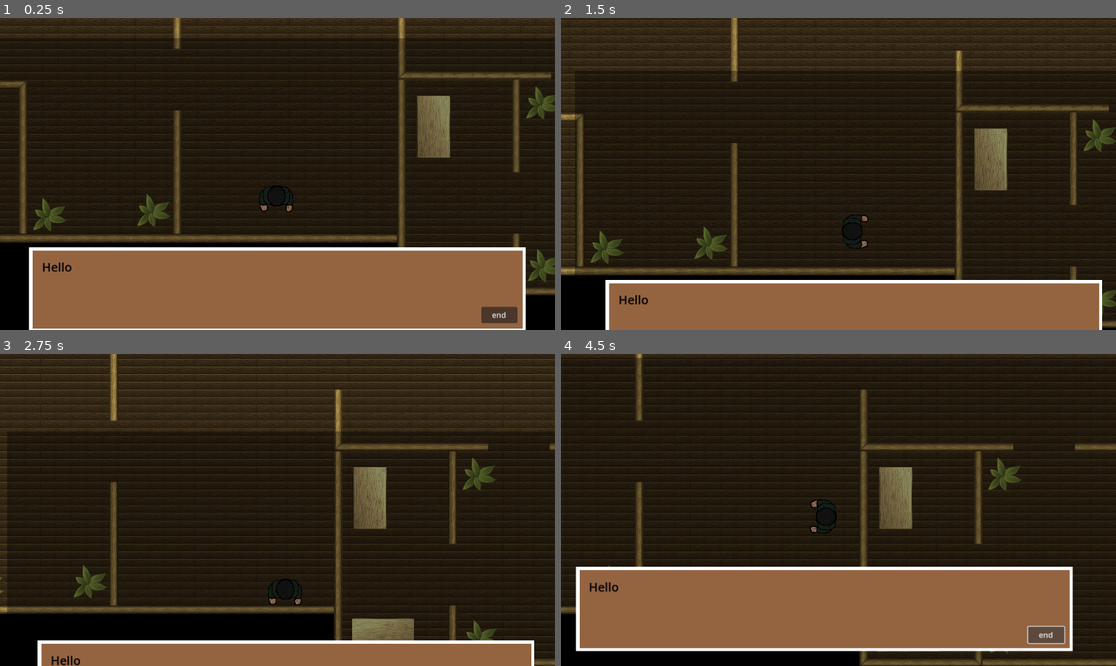
Above: before the commit, frames 1-4 (two rows, left to right).
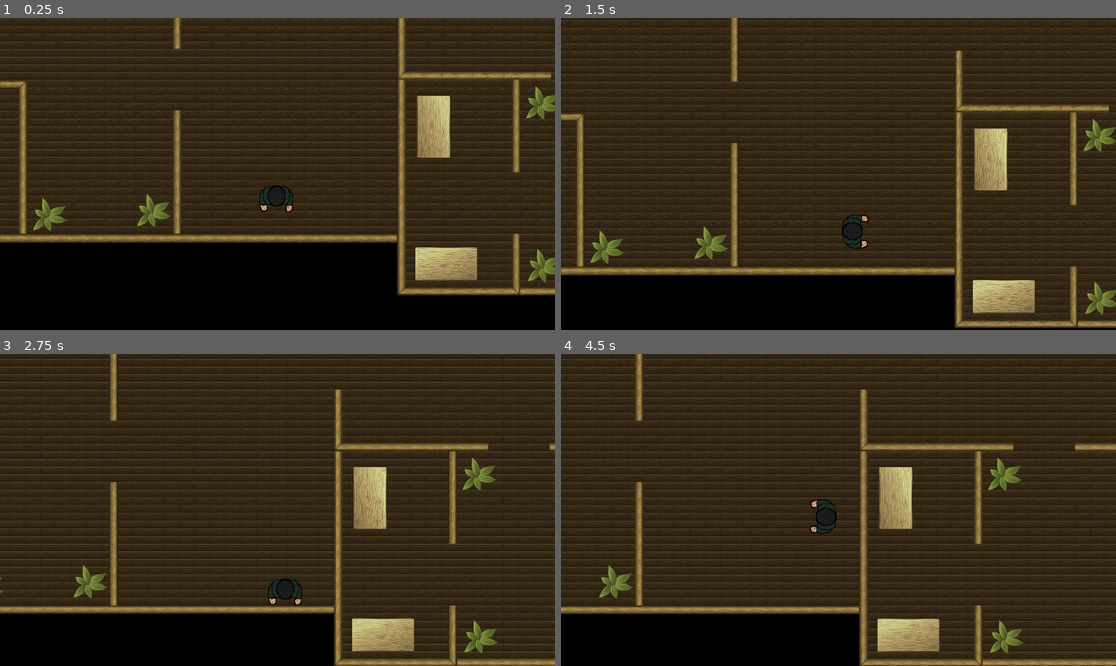
Above: after the commit, the same moments.

Repository: userbooi/EscapeRoomGameDev
Game: Godot game, scene res://Scene/main.tscn
The game is run twice, just before and just after one commit, with the same random seed, the same clock (stepped at 60 frames per second) and the same inputs.
Inputs (mouse positions are in pixels of both pictures, inside the frame that each line leads up to):
- Up to frame 1 (0.25 s): no input
- Up to frame 2 (1.5 s): click (1060, 329) at 0.5 s, where only the run before the commit has a clickable "end"; hold Right (right) from 1.28 s (still down); tap E (interact) at 1.35 s
- Up to frame 3 (2.75 s): release Right (right) at 2.03 s; hold Down (down) from 2.03 s (still down); tap E (interact) at 2.1 s
- Up to frame 4 (4.5 s): release Down (down) at 2.78 s; hold Right (right) 2.78-3.53 s; tap E (interact) at 2.85, 3.6, 4.35 s; hold Up (up) 3.53-4.28 s; hold Left (left) from 4.28 s (still down)

The runs differ from the first frame. In frame 1, 35% of the frame differs, in the area x 0-100%, y 6-100%; in frame 2, 25%; in frame 3, 18%; in frame 4, 35%.

Commit message:
NEW STUFF

Diff:
--- a/Scene/dialogue.gd
+++ b/Scene/dialogue.gd
@@ -1,8 +1,36 @@
 extends Control
 
+var name_to_text = {"six seven":"The Hostage Mouth is Shut",
+					 "Bed":"It's a Bed",
+					 "plant":"It's a Healthy Plant",
+					 "table":"I Used to Eat at this Table"}
+
+
+
 func _ready() -> void:
-	visible=true
+	visible=false
 
 func _process(delta: float) -> void:
 	var player_position = get_parent().get_node("Player").position
 	position = Vector2(player_position.x - 1158, player_position.y-662)
+
+	position.x = max(-1664, position.x)
+	position.x = min(-519, position.x)
+
+	position.y = max(-1405, position.y)
+	position.y = min(231, position.y)
+
+func set_text(name, specific_name):
+	if name == "TileMapLayer":
+		if "table" in specific_name:
+			$message.text = name_to_text["table"]
+		elif "Bed" in specific_name:
+			$message.text = name_to_text["Bed"]
+		elif "plant" in specific_name:
+			$message.text = name_to_text["plant"]
+	else:
+		$message.text = name_to_text["six seven"]
+
+func _on_button_pressed() -> void:
+	visible=false
+	get_parent().get_node("Player").movable=true
--- a/Scene/dialogue.tscn
+++ b/Scene/dialogue.tscn
@@ -1,4 +1,6 @@
-[gd_scene format=3 uid="uid://bwl3ac675v6rn"]
+[gd_scene load_steps=2 format=3 uid="uid://bwl3ac675v6rn"]
+
+[ext_resource type="Script" path="res://Scene/dialogue.gd" id="1_tho7d"]
 
 [node name="Dialogue" type="Control"]
 layout_mode = 3
@@ -7,11 +9,12 @@
 anchor_bottom = 1.0
 grow_horizontal = 2
 grow_vertical = 2
+script = ExtResource("1_tho7d")
 
 [node name="Background" type="ColorRect" parent="."]
 layout_mode = 0
-offset_right = 1346.0
-offset_bottom = 770.0
+offset_right = 1152.0
+offset_bottom = 648.0
 color = Color(0, 0, 0, 0.34902)
 
 [node name="DialogueBox" type="Control" parent="."]
@@ -81,3 +84,5 @@
 offset_right = 1077.0
 offset_bottom = 592.0
 text = "end"
+
+[connection signal="pressed" from="Button" to="." method="_on_button_pressed"]
--- a/Scene/main.tscn
+++ b/Scene/main.tscn
@@ -9,7 +9,6 @@
 [ext_resource type="PackedScene" uid="uid://ctg15lpmlld2m" path="res://Scene/table.tscn" id="6_bb475"]
 [ext_resource type="Script" path="res://Scene/control.gd" id="7_x64cx"]
 [ext_resource type="PackedScene" uid="uid://bwl3ac675v6rn" path="res://Scene/dialogue.tscn" id="9_oujed"]
-[ext_resource type="Script" path="res://Scene/dialogue.gd" id="10_3m3ie"]
 
 [node name="Main" type="Node2D"]
 script = ExtResource("1_qrutc")
@@ -113,9 +112,8 @@
 text = "E"
 
 [node name="Dialogue" parent="." instance=ExtResource("9_oujed")]
-offset_left = -1143.0
-offset_top = 467.0
-offset_right = -1143.0
-offset_bottom = 467.0
+offset_left = -1140.0
+offset_top = 479.0
+offset_right = -1140.0
+offset_bottom = 479.0
 scale = Vector2(2, 2)
-script = ExtResource("10_3m3ie")
--- a/Scene/player.gd
+++ b/Scene/player.gd
@@ -1,8 +1,11 @@
 extends CharacterBody2D
 
+var key_item_number = 0
+var key_items = ["six seven2", "plant6", "table3", "Bed1"]
 
 const SPEED = 400.0
 const JUMP_VELOCITY = -400.0
+var movable=true
 
 func _ready() -> void:
 	pass
@@ -40,24 +43,37 @@
 func _physics_process(delta: float) -> void:
 	# Get the input direction and handle the movement/deceleration.
 	# As good practice, you should replace UI actions with custom gameplay actions.
-	var directionx := Input.get_axis("left", "right")
-	var directiony := Input.get_axis("up", "down")
+	if movable:
+		var directionx := Input.get_axis("left", "right")
+		var directiony := Input.get_axis("up", "down")
 
-	if directionx:
-		velocity.x = directionx
-	else:
-		velocity.x = move_toward(velocity.x, 0, SPEED)
+		if directionx:
+			velocity.x = directionx
+		else:
+			velocity.x = move_toward(velocity.x, 0, SPEED)
 
-	if directiony:
-		velocity.y = directiony
-	else:
-		velocity.y = move_toward(velocity.y, 0, SPEED)
+		if directiony:
+			velocity.y = directiony
+		else:
+			velocity.y = move_toward(velocity.y, 0, SPEED)
 
-	velocity = velocity.normalized() * SPEED
-	move_and_slide()
+		velocity = velocity.normalized() * SPEED
+		move_and_slide()
 
 func interact():
 	for body in $interactArea.get_overlapping_bodies():
 		if body.name != "Player" and body.name != "Wall":
-			print(body.get_parent().name)
+
+
+			if key_item_number == 0:
+				if body.name == key_items[key_item_number]:
+					key_item_number += 1
+			else:
+				if body.get_parent().name == key_items[key_item_number]:
+					key_item_number += 1
+
+
+			get_parent().get_node("Dialogue").set_text(body.name, body.get_parent().name)
+			get_parent().get_node("Dialogue").visible=true
+			movable=false
 			break
Not shown: 1 places in Scene/main.tscn that only renumber resources
